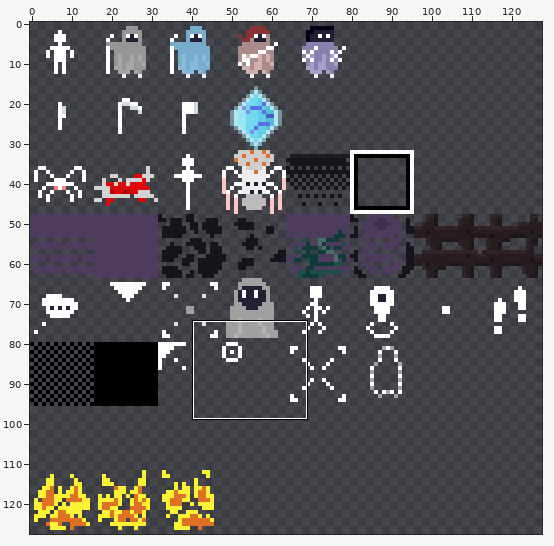
Edited in one commit: sprite sheet (assets/spritesheet.png). The first picture is a wide view before the edit; the outline marks the close-up.
Close-up. First the earlier version:
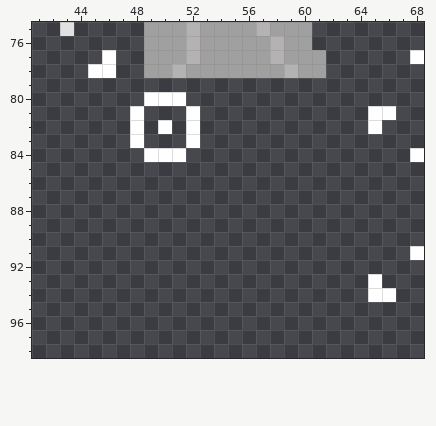
The file is 128x128 pixels. Colours within 5 levels of each other are drawn and written as one. Shown: x 41..68, y 75..98.
And afterwards:
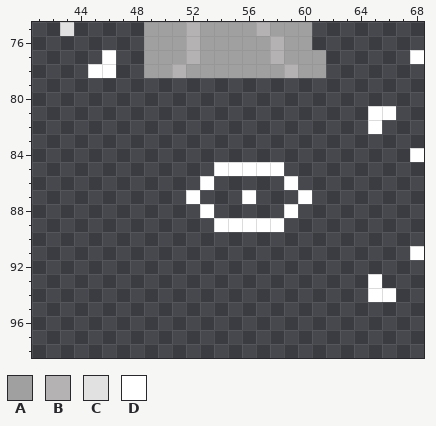
Palette (. is transparent): A #a0a0a0  B #b4b2b2  C #e1e1e1  D #ffffff
Edits made:
@@ x 46..62 @@
 79 .................
-80 ...DDD...........
-81 ..D...D..........
-82 ..D.D.D..........
-83 ..D...D..........
-84 ...DDD...........
-85 .................
-86 .................
-87 .................
-88 .................
-89 .................
+80 .................
+81 .................
+82 .................
+83 .................
+84 .................
+85 ........DDDDD....
+86 .......D.....D...
+87 ......D...D...D..
+88 .......D.....D...
+89 ........DDDDD....
 90 .................
Changed places in both close-ups, as pixel boxes (x1, y1, x2, y2):
changed: (130, 92, 312, 232)
